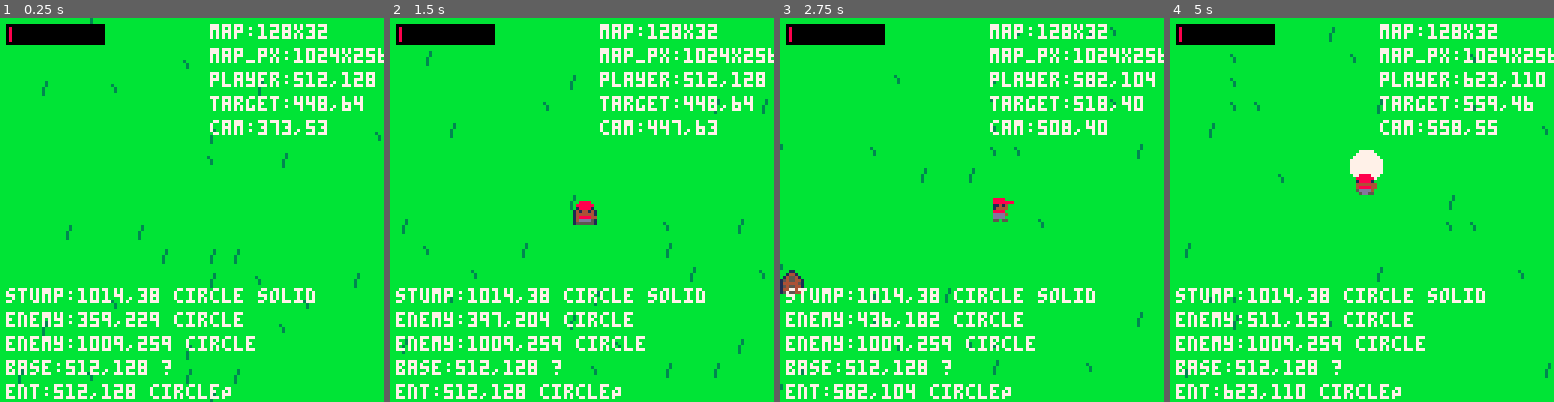
Above: before the commit, frames 1-4 (left to right).
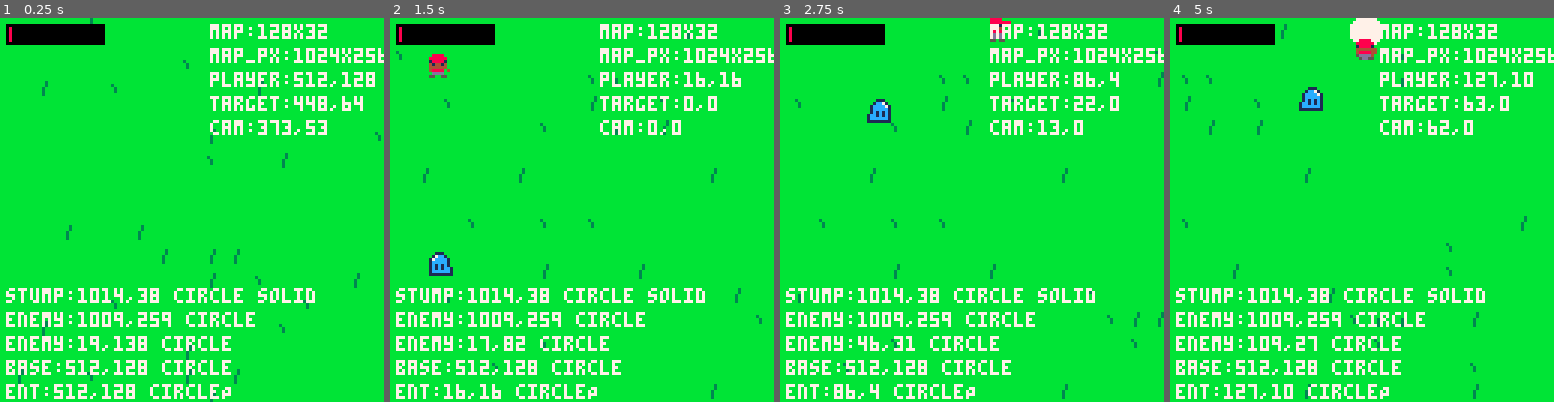
Above: after the commit, the same moments.

Repository: stunisher/pico8
Game: PICO-8 cartridge howzer-z.p8
Two runs of this game, one before a commit and one after it. Both use one fixed random seed, a clock stepped at 60 frames per second and the inputs below.
Inputs:
- Up to frame 1 (0.25 s): no input
- Up to frame 2 (1.5 s): tap X (X key) at 0.33, 1.07 s; tap O (Z key) at 0.7 s
- Up to frame 3 (2.75 s): hold Right 1.6-2.1 s; tap O (Z key) at 1.7, 2.1, 2.5 s; tap X (X key) at 1.85 s; hold Up 2.15-2.42 s; hold Right from 2.47 s (still down)
- Up to frame 4 (5 s): tap O (Z key) every 0.4 s from 2.9 to 4.9 s; tap X (X key) at 2.97, 4.08 s; release Right at 3.03 s; hold Left 3.08-3.58 s; hold Down 3.63-3.97 s; hold Right 4.02-4.68 s; hold Up from 4.73 s (still down)

The runs differ from the first frame. In frame 1, 1.5% of the frame differs, in the area x 21-67%, y 76-93%; in frame 2, 5.1%; in frame 3, 5.2%; in frame 4, 5.7%, in the area x 3-100%, y 0-100%.

Commit message:
working version before grass bug

Diff:
--- a/howzer-z/entities.lua
+++ b/howzer-z/entities.lua
@@ -20,6 +20,17 @@
     end
 )
 
+-- example bird registration
+register_enemy(
+    'blob', function(p)
+        return enemy:new {
+            x = p.x or 64, y = p.y or 64,
+            spr_idle = 36, idle_frames = {}, walk_frames = {},
+            spd = 0.8, hp = 2, hitbox = { 'circle', 4 }, anim = 0, anim_speed = 12
+        }
+    end
+)
+
 spawn_entity = function(e)
     add(entities, e)
 end
@@ -84,8 +95,21 @@
 })
 
 base = entity:new({
-    x = 64, y = 64, type = 'base', hp = 50, max_hp = 50, sprite = 32,
-    update = function(self) end,
+    x = 64, y = 64, type = 'base', hp = 50,
+    hitbox = { 'circle', 10 },
+    max_hp = 50, sprite = 32,
+    update = function(self)
+        if not player_inst then return end
+        if collides(self, player_inst) and btnp(5) then
+            if scene == "outdoors" then
+                scene = "indoors"
+                player_inst.x, player_inst.y = 16, 16
+            else
+                scene = "outdoors"
+                player_inst.x, player_inst.y = self.x + 12, self.y
+            end
+        end
+    end,
     draw = function(self) spr(self.sprite, self.x - 4, self.y - 4) end
 })
 
--- a/howzer-z/main.lua
+++ b/howzer-z/main.lua
@@ -2,6 +2,7 @@
 map_w_tiles = 128
 map_h_tiles = 32
 debug_map = true
+scene = "outdoors" -- later set to "indoors"
 debug_messages = {}
 
 threat = { value = 0, rise_rate = 0.01, last_alert = 0 }
@@ -37,8 +38,8 @@
     -- spawn a flower at a random on-screen location
     spawn_entity(flower:new({ x = flr(rnd(1024)) + 4, y = flr(rnd(256)) + 4 }))
     spawn_entity(stump:new({ x = flr(rnd(1024)) + 4, y = flr(rnd(256)) + 4 }))
-    spawn_entity(enemy:new({ x = flr(rnd(1024)) + 4, y = flr(rnd(256)) + 4 }))
     spawn_enemy('bird', { x = flr(rnd(1024)) + 4, y = flr(rnd(256)) + 4 })
+    spawn_enemy('blob', { x = flr(rnd(1024)) + 4, y = flr(rnd(256)) + 4 })
 
     local map_w_px = map_w_tiles * 8
     local map_h_px = map_h_tiles * 8
@@ -57,7 +58,12 @@
 end
 
 function _draw()
-    cls()
+    if scene == "indoors" then
+        cls(0)
+        map()
+    else
+        cls(scene == "outdoors" and 11)
+    end
 
     local map_w_px = map_w_tiles * 8
     local map_h_px = map_h_tiles * 8
@@ -81,30 +87,30 @@
     if debug_map then
         local t_x = mid(0, player_inst.x - 64, max(0, map_w_px - 128))
         local t_y = mid(0, player_inst.y - 64, max(0, map_h_px - 128))
-        print("map:"..map_w_tiles.."x"..map_h_tiles, 70, 2, 7)
-        print("map_px:"..map_w_px.."x"..map_h_px, 70, 10, 7)
-        if player_inst then print("player:"..flr(player_inst.x)..","..flr(player_inst.y), 70, 18, 7) end
-        print("target:"..flr(t_x)..","..flr(t_y), 70, 26, 7)
-        if cam then print("cam:"..flr(cam.x)..","..flr(cam.y), 70, 34, 7) end
+        print("map:" .. map_w_tiles .. "x" .. map_h_tiles, 70, 2, 7)
+        print("map_px:" .. map_w_px .. "x" .. map_h_px, 70, 10, 7)
+        if player_inst then print("player:" .. flr(player_inst.x) .. "," .. flr(player_inst.y), 70, 18, 7) end
+        print("target:" .. flr(t_x) .. "," .. flr(t_y), 70, 26, 7)
+        if cam then print("cam:" .. flr(cam.x) .. "," .. flr(cam.y), 70, 34, 7) end
         -- draw queued debug messages (from update phase)
         if debug_messages and #debug_messages > 0 then
-            for i=1,min(#debug_messages,6) do
-                print(debug_messages[i], 2, 42 + (i-1) * 8, 7)
+            for i = 1, min(#debug_messages, 6) do
+                print(debug_messages[i], 2, 42 + (i - 1) * 8, 7)
             end
         end
         debug_messages = {}
         -- list entities and positions for debugging
         if entities then
-            for i=1,min(#entities,8) do
+            for i = 1, min(#entities, 8) do
                 local e = entities[i]
                 local flags = ""
-                if e == player_inst then flags = flags.."P" end
-                if e == stump then flags = flags.."Sproto" end
-                if e == entity then flags = flags.."Cproto" end
-                if e == base then flags = flags.."B" end
-                if e.solid then flags = flags.." solid" end
+                if e == player_inst then flags = flags .. "P" end
+                if e == stump then flags = flags .. "Sproto" end
+                if e == entity then flags = flags .. "Cproto" end
+                if e == base then flags = flags .. "B" end
+                if e.solid then flags = flags .. " solid" end
                 local hb = (e.hitbox and e.hitbox[1]) or ((e.r and "circle") or "?")
-                print((e.type or "ent")..":"..flr(e.x)..","..flr(e.y).." "..hb..flags, 2, 90 + (i-1) * 8, 7)
+                print((e.type or "ent") .. ":" .. flr(e.x) .. "," .. flr(e.y) .. " " .. hb .. flags, 2, 90 + (i - 1) * 8, 7)
             end
         end
     end
